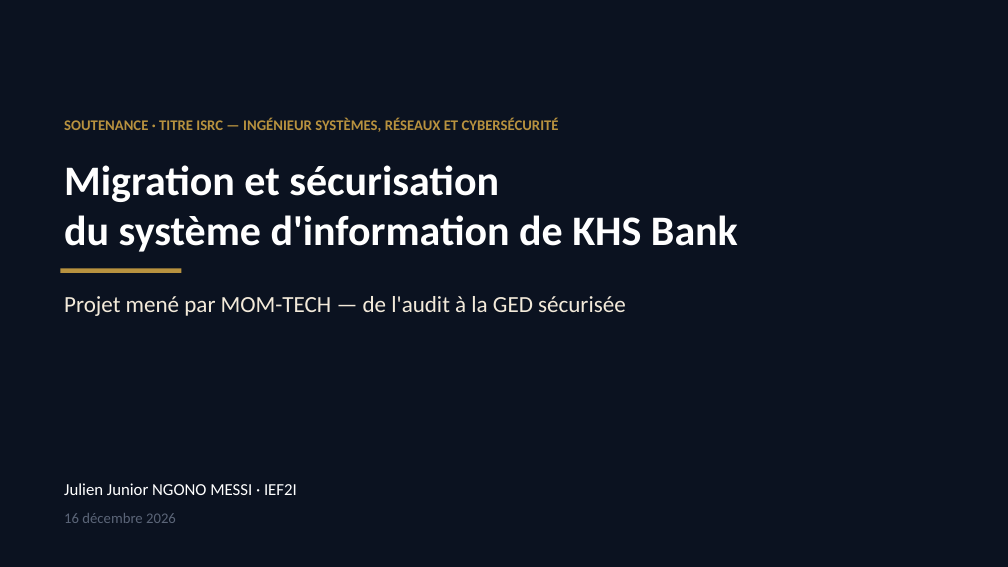
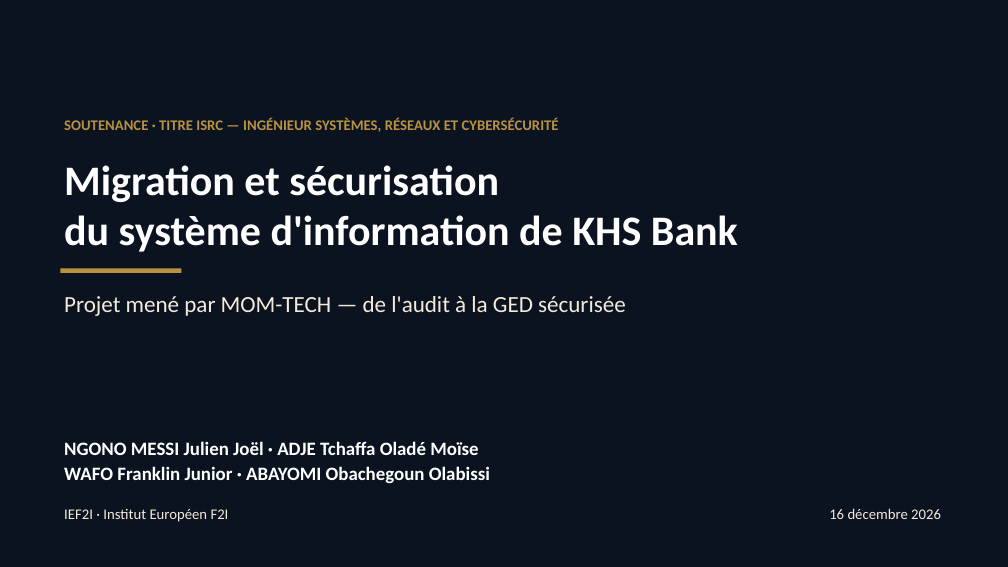
Before and after one commit to ngonomessi-cmd/projet-fin-etude, a slide deck: slide 1 of soutenance/Soutenance_KHS_Bank_MOM-TECH.pptx. Drawn at 1008x567 pixels with LibreOffice and Linux fonts; fonts in the diff are those of the drawing. Boxes give left, top, right and bottom in pixels: in the first picture for what was removed or moved away, otherwise in the second. Text is boxed around its words. In the diff, an @@ line names an element or a change of style, - is before the commit and + after.

```diff
--- a/soutenance/Soutenance_KHS_Bank_MOM-TECH.pptx
+++ b/soutenance/Soutenance_KHS_Bank_MOM-TECH.pptx
@@ text at [64, 441, 490, 484]: text changed; size 16 to 18 pt; bold on @@
-Julien Junior NGONO MESSI · IEF2I
+NGONO MESSI Julien Joël · ADJE Tchaffa Oladé Moïse
+WAFO Franklin Junior · ABAYOMI Obachegoun Olabissi
@@ text added at [64, 509, 229, 522], 14 pt, text #F3EADA @@
+IEF2I · Institut Européen F2I
@@ text "16 décembre 2026": place and size @@
-text "16 décembre 2026" at [64, 513, 176, 523]
+text "16 décembre 2026" at [829, 508, 941, 519]
@@ text "16 décembre 2026" at [829, 508, 941, 519]: text colour #5B6578 to #F3EADA; alignment left to right @@
```
Also in this commit, not shown: 15 other slides changed, 1 slide added, 8 other files.
